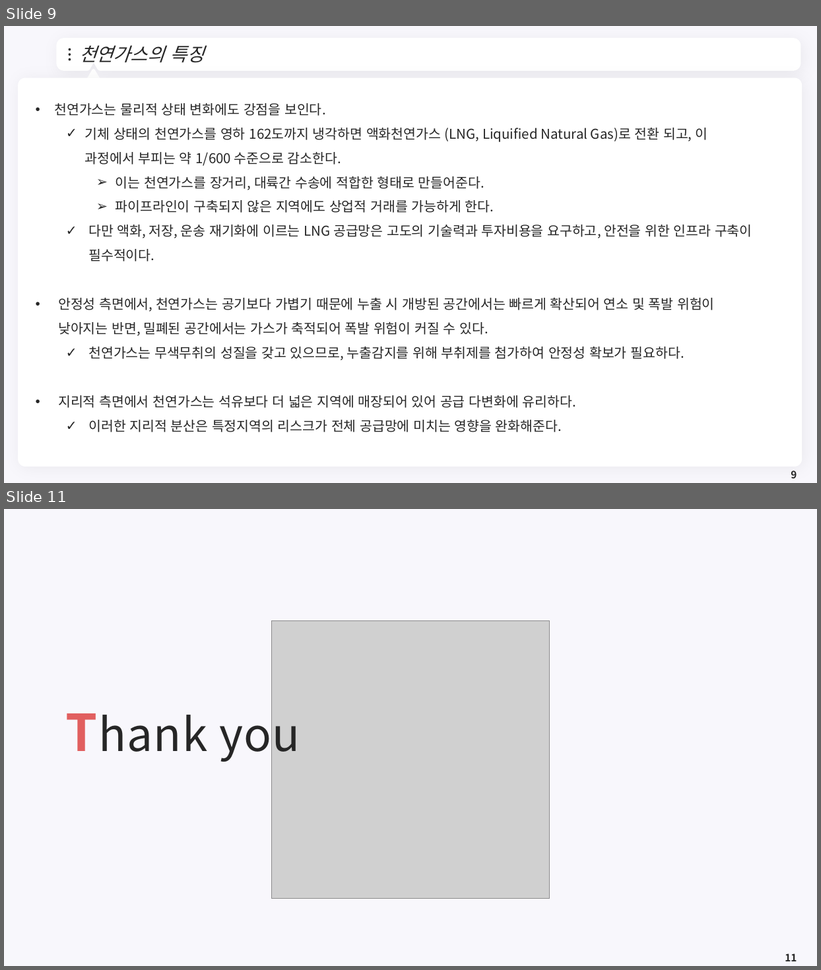
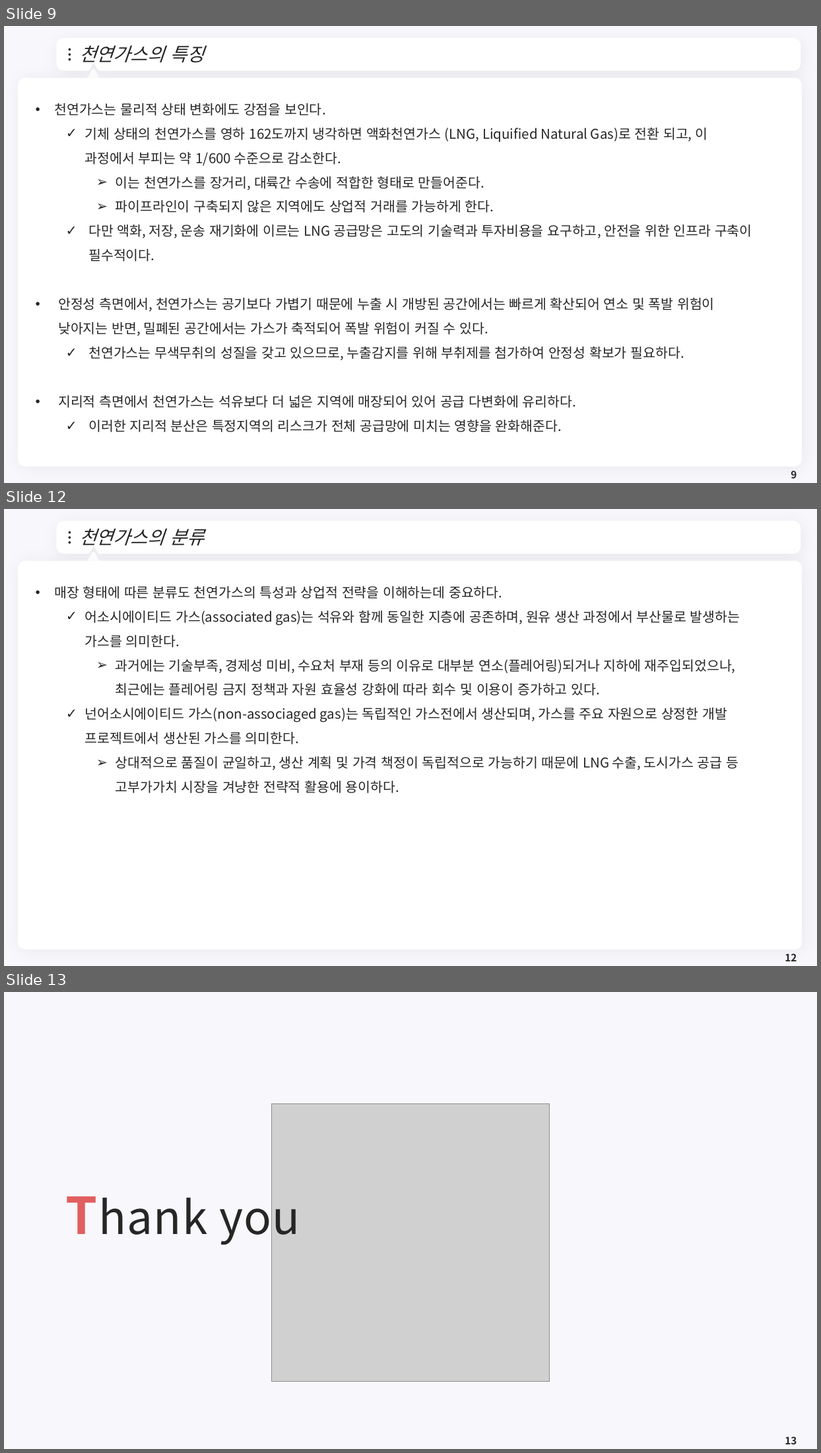
Before and after one commit to meandthey/Teaching, a slide deck: 에너지경제학/자원에너지경제학_Chapter_3 (가스).pptx. Shown one above the other, each under a label of ours: slides 9 and 11 before the commit, slides 9, 12 and 13 after it; the slides between them are not shown. The pictures are 821x970 and 821x1453 pixels, drawn with LibreOffice and Linux fonts; fonts in the diff are those of the drawing; grey boxes stand for pictures; background and template pictures are left out. Boxes give left, top, right and bottom in pixels: in the first picture for what was removed or moved away, otherwise in the second. Text is boxed around its words. In the diff, an @@ line names an element or a change of style, - is before the commit and + after.

```diff
--- a/에너지경제학/자원에너지경제학_Chapter_3 (가스).pptx
+++ b/에너지경제학/자원에너지경제학_Chapter_3 (가스).pptx
@@ slide 12 added at (x1=4, y1=509, x2=817, y2=966), background #F8F7FC; not listed: 7 template elements that a slide beside it also shows @@
@@ title added at (x1=79, y1=528, x2=205, y2=546), 22 pt, text #262626, italic @@
+천연가스의 분류
@@ text added at (x1=54, y1=586, x2=740, y2=793), 16 pt, text #262626 @@
+• 매장 형태에 따른 분류도 천연가스의 특성과 상업적 전략을 이해하는데 중요하다.
+  ✓ 어소시에이티드 가스(associated gas)는 석유와 함께 동일한 지층에 공존하며, 원유 생산 과정에서 부산물로 발생하는 가스를 의미한다.
+    ➢ 과거에는 기술부족, 경제성 미비, 수요처 부재 등의 이유로 대부분 연소(플레어링)되거나 지하에 재주입되었으나, 최근에는 플레어링 금지 정책과 자원 효율성 강화에 따라 회수 및 이용이 증가하고 있다.
+  ✓ 넌어소시에이티드 가스(non-associaged gas)는 독립적인 가스전에서 생산되며, 가스를 주요 자원으로 상정한 개발 프로젝트에서 생산된 가스를 의미한다.
+    ➢ 상대적으로 품질이 균일하고, 생산 계획 및 가격 책정이 독립적으로 가능하기 때문에 LNG 수출, 도시가스 공급 등 고부가가치 시장을 겨냥한 전략적 활용에 용이하다.
@@ page number added at (x1=785, y1=954, x2=797, y2=962), 12 pt, text #262626, bold @@
+12
@@ what was slide 11 is now slide 13 @@
@@ page number at (x1=785, y1=1437, x2=797, y2=1445): text changed @@
-11
+13
```
Also in this commit, not shown: 1 slide changed, 1 other slide added.
